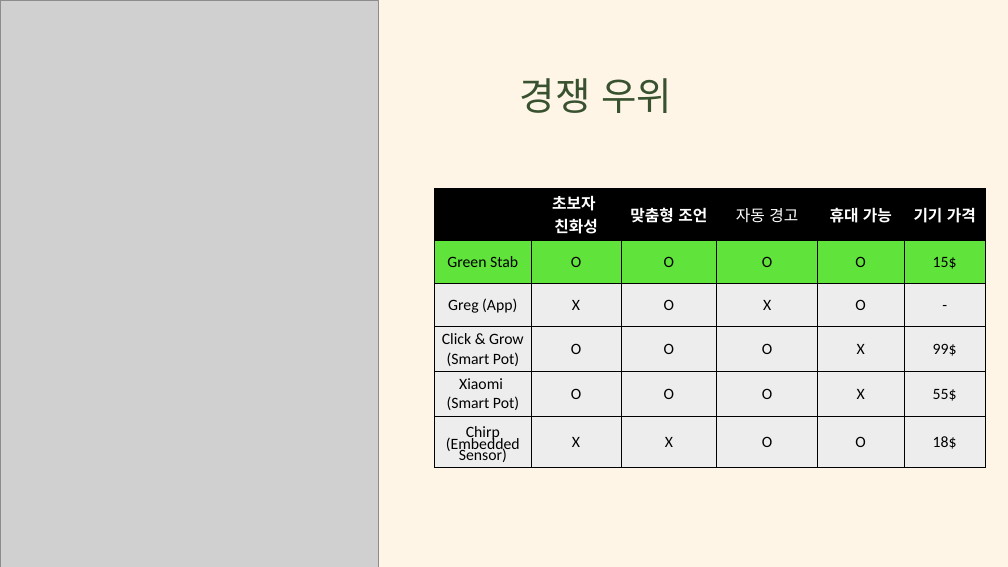
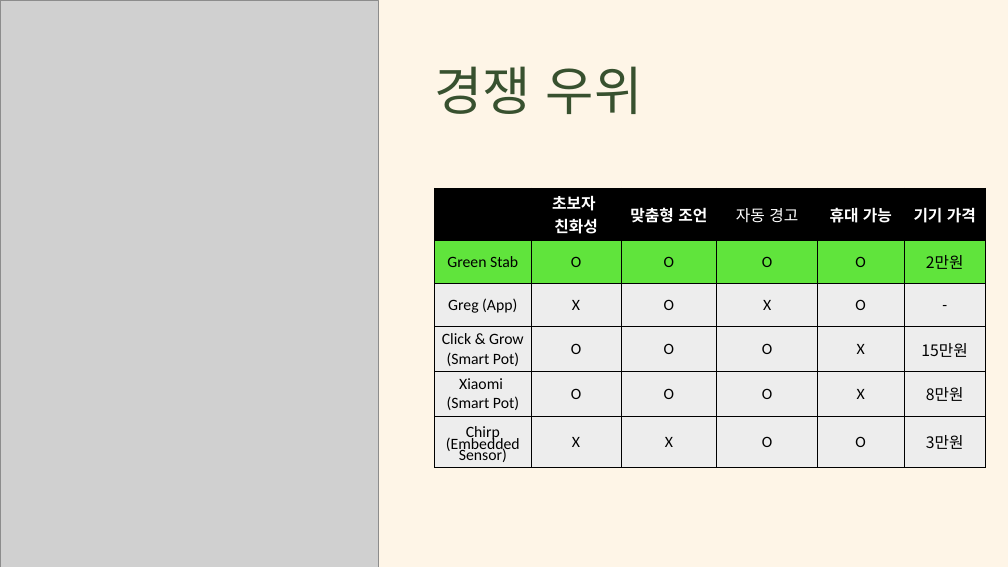
Before and after one commit to bigCoDult/Green_Stab, a slide deck: slide 4 of Green_Stab_KOR.pptx. Drawn at 1008x567 pixels with LibreOffice and Linux fonts; fonts in the diff are those of the drawing; grey boxes stand for pictures; background and template pictures are left out. Boxes give left, top, right and bottom in pixels: in the first picture for what was removed or moved away, otherwise in the second. Text is boxed around its words. In the diff, an @@ line names an element or a change of style, - is before the commit and + after.

```diff
--- a/Green_Stab_KOR.pptx
+++ b/Green_Stab_KOR.pptx
@@ text "경쟁 우위": place and size @@
-text "경쟁 우위" at (520,78,672,113)
+text "경쟁 우위" at (435,66,643,114)
@@ text "경쟁 우위" at (435,66,643,114): size 44 to 60 pt @@
@@ table at (435,188,985,466) @@
-row 2, column 6: 15$
+row 2, column 6: 2만원
-row 4, column 6: 99$
+row 4, column 6: 15만원
-row 5, column 6: 55$
+row 5, column 6: 8만원
-row 6, column 6: 18$
+row 6, column 6: 3만원
```
Also in this commit, not shown: 8 other slides changed.
